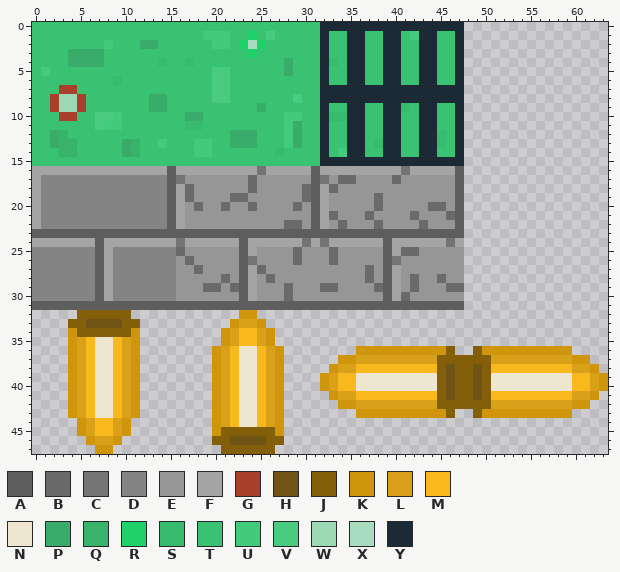
Pixel-art sprite, stored at res/TileMap.png. The picture above is the old version.
The file is 64x48 pixels. Colours within 5 levels of each other are drawn and written as one.
Palette (. is transparent): A #5e5e5e  B #6a6a6a  C #747474  D #848484  E #969696  F #a4a4a4  G #aa3f2b  H #6f5415  J #835f09  K #d0960b  L #d9a11a  M #f9b81c  N #eee6d1  P #39ac69  Q #39b26c  R #1ed269  S #37bc6f  T #39c272  U #41cb7b  V #49cc80  W #9ad9b4  X #a7ddbe  Y #1b2a35
And afterwards:
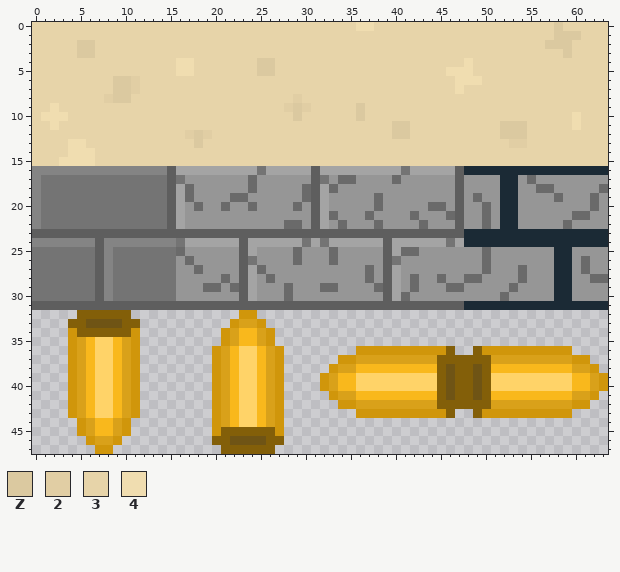
Colours new in this view: Z #dbc9a0  2 #e1cea4  3 #e7d4a9  4 #f0ddb0
Difference:
@@ palette @@
-N #eee6d1
+N #ffd368
@@ x 0..63 @@
- 0 TTTTTTTTTTTTTTTTTTTTTTTTTTTTTTTTYYYYYYYYYYYYYYYY................
- 1 TTTTTTTTTTTTTTTTTTTUUUTTRTVTTTTTYTTYYTTYYTUYYTTY................
- 2 TTTTTTTTUTTTPPTTTTTTUUTRXRTTTTTTYTTYYTTYYTTYYTTY................
- 3 TTTTPPPPTTTTTTTTTTTTTTTTRTTTTTTTYTTYYTTYYTTYYTTY................
- 4 TTTTPPPPTTTTTTSTTSTTTTTTTTTTPTTTYSTYYTTYYTTYYTTY................
- 5 TUTTTTTTTTTTTTTTTTTTVVTTTTTTPTTTYTTYYTTYYTTYYTTY................
- 6 TTTTTTTTTSTTTTTTTTTTVVTTTTTTTTTTYTTYYTTYYTTYYTTY................
- 7 TTTGGTTTTTTTTTTTTTTTVVTTTTTTTTTTYYYYYYYYYYYYYYYY................
- 8 TTGWWGTTTTTTTPPTTTTTVVTTTTTTTVTTYYYYYYYYYYYYYYYY................
- 9 TTGWWGTTTTTTTPPTTTTTTTTTTPTTTTTTYTTYYTTYYSTYYTTY................
-10 TTTGGTTVVUTTTTTTTPPTTTTTTTTTUUTTYSSYYTTYYTTYYTTY................
-11 TTTTTTTVUUTTTTTTTSSTTTTTTTTTUPTTYTTYYTTYYTTYYTTY................
-12 TTPQTTTTTTTTTTTTTTTTTTPPPTTTUPTTYTTYYTTYYTTYYSTY................
-13 TTPQQTTTTTPQTTUTTTUUTTPPPTTTUPTTYTTYYTSYYTTYYSTY................
-14 TTTQQTTTTTPQTTTTTTUUTTTTTTTSTTTTYTUYYTTYYTTYYTTY................
-15 TTTTTTTTTTTTTTTTTTTTTTTTTTTTTTTTYYYYYYYYYYYYYYYY................
-16 FFFFFFFFFFFFFFFAFFFFFFFFFCFFFFFAFFFFFFFFFCFFFFFA................
-17 FDDDDDDDDDDDDDDACEEEEEEEBEEEEEEACEBBEEEEBEEEEEEA................
-18 FDDDDDDDDDDDDDDAFBEEEEEEBEEEEEBAFBEEEEEEEEEEEEEA................
-19 FDDDDDDDDDDDDDDAFBEEEEBBEEEEEEBAFEEEEEBEEEEEEEEA................
-20 FDDDDDDDDDDDDDDAFEBEEBEEBEEEEBEAFEEEEEBEEEEEBBEA................
-21 FDDDDDDDDDDDDDDAFEEEEEEEEEEEEEEAFBEEEBEEEEBEEEBA................
-22 FDDDDDDDDDDDDDDAFEEEEEEEEEEEBBEAFEBEEEBEEEEBEEEA................
-23 AAAAAAAAAAAAAAAAAAAAAAAAAAAAAAAAAAAAAAAAAAAAAAAA................
-24 FFFFFFFAFFFFFFFFCFFFFFFAFFFFFFCFCFFFFFFAFFFFFFCF................
-25 DDDDDDDAFDDDDDDDBEEEEEEAFEEEEBEEEBEEEEEAFBBEEEEE................
-26 DDDDDDDAFDDDDDDDEBEEEEEACEEEEBEEEBEEEEEACEEEEEEE................
-27 DDDDDDDAFDDDDDDDEEBEEEEAFBEEEEEEEEEEEBEAFEEEEEEE................
-28 DDDDDDDAFDDDDDDDEEEEEBEAFEBEEEEEEEEEEBEAFEBEEBEE................
-29 DDDDDDDAFDDDDDDDEEEBBEBAFEEEBEEEBBEEEEBAFEBEEEBB................
-30 DDDDDDDAFDDDDDDDEEEEEEEAFEEEBEEEEEEEEEEAFBEEEEEE................
-31 AAAAAAAAAAAAAAAAAAAAAAAAAAAAAAAAAAAAAAAAAAAAAAAA................
+ 0 3333333333333333333333333333333333334433333333333333333333Z33333
+ 1 3333333333333333333333333333333333333333333333333333333333ZZZ333
+ 2 33333ZZ33333333333333333333333333333333333333333333333333ZZZ3333
+ 3 33333ZZ3333333333333333333333333333333333333333333333333333Z3333
+ 4 3333333333333333443333333ZZ3333333333333333333334333333333333333
+ 5 3333333333333333443333333ZZ3333333333333333333444333333333333333
+ 6 333333333ZZ23333333333333333333333333333333333344433333333333333
+ 7 333333333ZZ23333333333333333333333333333333333343333333333333333
+ 8 333333332ZZ33333333333333333323333333333333333333333333333333333
+ 9 33433333333333333333333333332Z233333Z333333333333333333333333333
+10 34443333333333333333333333333Z333333Z333333333333333333333334333
+11 3343333333333333333333333333333333333333ZZ3333333333ZZZ333334333
+12 333333333333333332Z233333333333333333333ZZ3333333333ZZZ333333333
+13 333344333333333333Z333333333333333333333333333333333322333333333
+14 3333444333333333333333333333333333333333333333333333333333333333
+15 3334444333333333333333333333333333333333333333333333333333333333
+16 DDDDDDDDDDDDDDDAFFFFFFFFFCFFFFFAFFFFFFFFFCFFFFFAYYYYYYYYYYYYYYYY
+17 DCCCCCCCCCCCCCCACEEEEEEEBEEEEEEACEBBEEEEBEEEEEEAEEEEYYEBEEEEEEEE
+18 DCCCCCCCCCCCCCCAFBEEEEEEBEEEEEBAFBEEEEEEEEEEEEEAEEEEYYEEBBEEEEEB
+19 DCCCCCCCCCCCCCCAFBEEEEBBEEEEEEBAFEEEEEBEEEEEEEEAEBEEYYEEEEBEEEBE
+20 DCCCCCCCCCCCCCCAFEBEEBEEBEEEEBEAFEEEEEBEEEEEBBEAEEBEYYEEEEEEEEBE
+21 DCCCCCCCCCCCCCCAFEEEEEEEEEEEEEEAFBEEEBEEEEBEEEBAEEBEYYEEEEEEBBEE
+22 DCCCCCCCCCCCCCCAFEEEEEEEEEEEBBEAFEBEEEBEEEEBEEEAEEBEYYEEEEEBEEEE
+23 AAAAAAAAAAAAAAAAAAAAAAAAAAAAAAAAAAAAAAAAAAAAAAAAYYYYYYYYYYYYYYYY
+24 DDDDDDDADDDDDDDDCFFFFFFAFFFFFFCFCFFFFFFAFFFFFFCFYYYYYYYYYYYYYYYY
+25 CCCCCCCADCCCCCCCBEEEEEEAFEEEEBEEEBEEEEEAFBBEEEEEEEBEEEEEEEYYEEEE
+26 CCCCCCCADCCCCCCCEBEEEEEACEEEEBEEEBEEEEEACEEEEEEEEEBEEEEEEEYYEBEE
+27 CCCCCCCADCCCCCCCEEBEEEEAFBEEEEEEEEEEEBEAFEEEEEEEEEBEEEBEEEYYEBEE
+28 CCCCCCCADCCCCCCCEEEEEBEAFEBEEEEEEEEEEBEAFEBEEBEEBBEEEEBEEEYYEEBB
+29 CCCCCCCADCCCCCCCEEEBBEBAFEEEBEEEBBEEEEBAFEBEEEBBEEEEEBEEEEYYEEEE
+30 CCCCCCCADCCCCCCCEEEEEEEAFEEEBEEEEEEEEEEAFBEEEEEEEEEEBEEEEEYYEEEE
+31 AAAAAAAAAAAAAAAAAAAAAAAAAAAAAAAAAAAAAAAAAAAAAAAAYYYYYYYYYYYYYYYY
 32 .....JJJJJJ............KK.......................................
